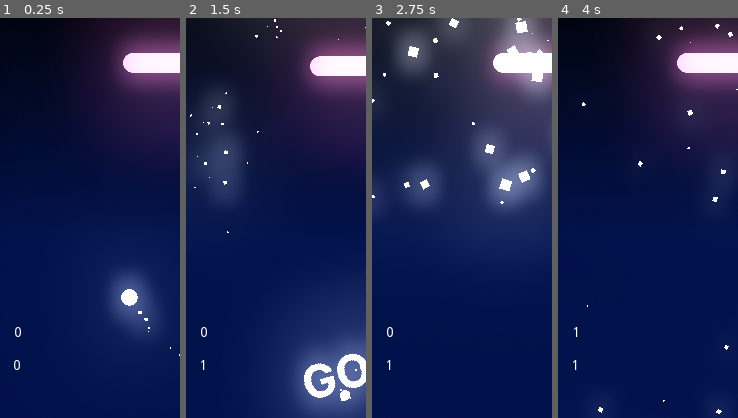
Above: before the commit, frames 1-4 (left to right).
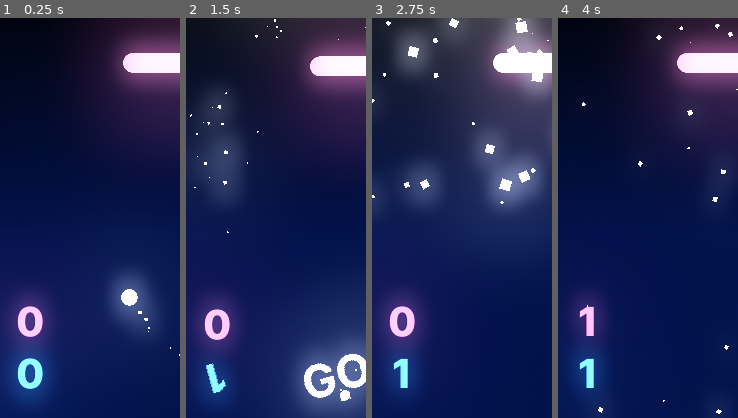
Above: after the commit, the same moments.

Repository: EmilienLeroy/DuoPong
Game: Godot game, scene res://main.tscn
Same seed, same stepped clock (60 frames per second), same inputs: the game is played once before the commit and once after it.
Inputs (mouse positions are % of the whole screen's width and height, from its top left):
- Up to frame 1 (0.25 s): no input
- Up to frame 2 (1.5 s): drag from (49, 12) to (49, 87) at 0.52 s; drag from (49, 87) to (49, 12) at 1.27 s
- Up to frame 3 (2.75 s): move the mouse to (60, 28) at 2.02 s; click (60, 28) at 2.17 s
- Up to frame 4 (4 s): drag from (45, 70) to (49, 12) at 2.77 s; move the mouse to (80, 65) at 3.52 s; click (80, 65) at 3.67 s
The pictures show only the part of the screen within x 0-50%, y 6-56%; the shares and areas given below are measured in that part.

The runs differ from the first frame. In frame 1, 8.2% of the frame differs, in the area x 0-32%, y 67-98%; in frame 2, 6.3%; in frame 3, 6.1%; in frame 4, 4.2%.

Commit message:
✨ Improve style of scores

Diff:
--- /dev/null
+++ b/entities/score/score.gd
@@ -0,0 +1,15 @@
+extends Node2D
+
+export var color = Color(1.3, 1.3, 1.3);
+var score = 0;
+
+func _ready():
+	$Label.add_color_override("font_color", color);
+
+func update_score(s):
+	if (score == s):
+		return;
+
+	score = s;
+	$Animation.play("update");
+	$Label.text = str(score);
--- /dev/null
+++ b/entities/score/score.tscn
@@ -0,0 +1,59 @@
+[gd_scene load_steps=6 format=2]
+
+[ext_resource path="res://entities/score/score.gd" type="Script" id=1]
+[ext_resource path="res://assets/fonts/Inter-ExtraBold.ttf" type="DynamicFontData" id=2]
+
+[sub_resource type="DynamicFont" id=1]
+size = 40
+font_data = ExtResource( 2 )
+
+[sub_resource type="Animation" id=2]
+length = 0.001
+tracks/0/type = "value"
+tracks/0/path = NodePath("Label:rect_rotation")
+tracks/0/interp = 1
+tracks/0/loop_wrap = true
+tracks/0/imported = false
+tracks/0/enabled = true
+tracks/0/keys = {
+"times": PoolRealArray( 0 ),
+"transitions": PoolRealArray( 1 ),
+"update": 0,
+"values": [ 0.0 ]
+}
+
+[sub_resource type="Animation" id=3]
+resource_name = "update"
+tracks/0/type = "value"
+tracks/0/path = NodePath("Label:rect_rotation")
+tracks/0/interp = 1
+tracks/0/loop_wrap = true
+tracks/0/imported = false
+tracks/0/enabled = true
+tracks/0/keys = {
+"times": PoolRealArray( 0, 1 ),
+"transitions": PoolRealArray( 0.203063, 0.203063 ),
+"update": 0,
+"values": [ 0.0, 360.0 ]
+}
+
+[node name="Score" type="Node2D"]
+script = ExtResource( 1 )
+
+[node name="Label" type="Label" parent="."]
+anchor_left = 0.5
+anchor_top = 0.5
+anchor_right = 0.5
+anchor_bottom = 0.5
+margin_left = -49.0
+margin_top = -25.0
+margin_right = 51.0
+margin_bottom = 24.0
+rect_pivot_offset = Vector2( 49.0142, 24.7559 )
+custom_fonts/font = SubResource( 1 )
+text = "0"
+align = 1
+
+[node name="Animation" type="AnimationPlayer" parent="."]
+anims/RESET = SubResource( 2 )
+anims/update = SubResource( 3 )
--- a/scenes/game/game.gd
+++ b/scenes/game/game.gd
@@ -59,8 +59,8 @@
 	scores[goal] = scores[goal] + 1;
 
 func update_scores(scores):
-	$Canvas/ScoreBottom.text = str(scores[Position.Top]);
-	$Canvas/ScoreTop.text = str(scores[Position.Bottom]);
+	$ScoreBottom.update_score(scores[Position.Top]);
+	$ScoreTop.update_score(scores[Position.Bottom]);
 
 func on_goal(ball, goal):
 	ball.destroy(goal);
--- a/scenes/game/game.tscn
+++ b/scenes/game/game.tscn
@@ -1,25 +1,18 @@
-[gd_scene load_steps=3 format=2]
+[gd_scene load_steps=4 format=2]
 
 [ext_resource path="res://scenes/game/game.gd" type="Script" id=1]
 [ext_resource path="res://entities/walls/walls.tscn" type="PackedScene" id=2]
+[ext_resource path="res://entities/score/score.tscn" type="PackedScene" id=3]
 
 [node name="Game" type="Node2D"]
 script = ExtResource( 1 )
 
 [node name="Walls" parent="." instance=ExtResource( 2 )]
 
-[node name="Canvas" type="CanvasLayer" parent="."]
+[node name="ScoreTop" parent="." instance=ExtResource( 3 )]
+position = Vector2( 31, 359 )
+color = Color( 1.3, 0.7, 1, 1 )
 
-[node name="ScoreTop" type="Label" parent="Canvas"]
-margin_left = 14.0
-margin_top = 360.0
-margin_right = 54.0
-margin_bottom = 374.0
-text = "0"
-
-[node name="ScoreBottom" type="Label" parent="Canvas"]
-margin_left = 13.0
-margin_top = 393.0
-margin_right = 53.0
-margin_bottom = 407.0
-text = "0"
+[node name="ScoreBottom" parent="." instance=ExtResource( 3 )]
+position = Vector2( 31, 411 )
+color = Color( 0.5, 1, 1.3, 1 )
